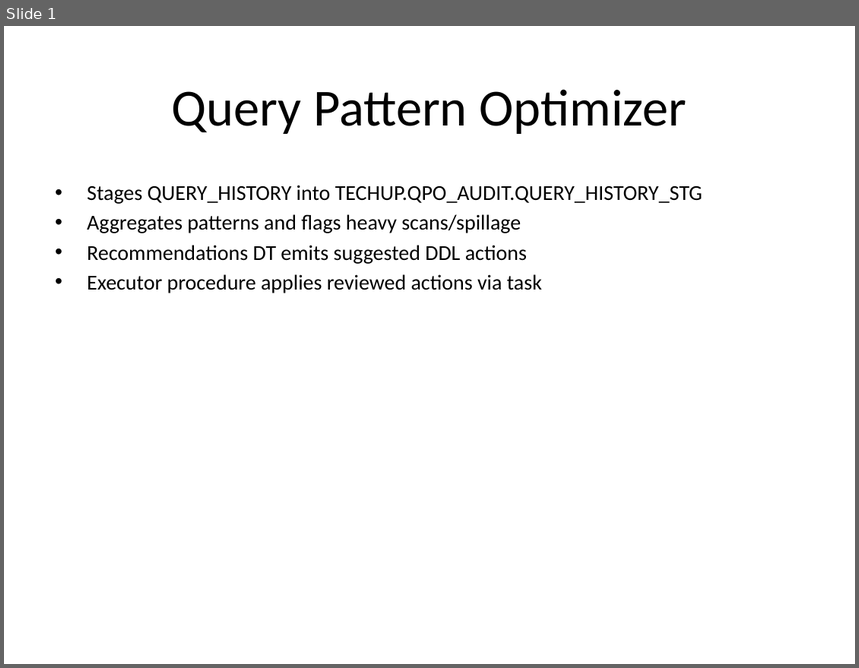
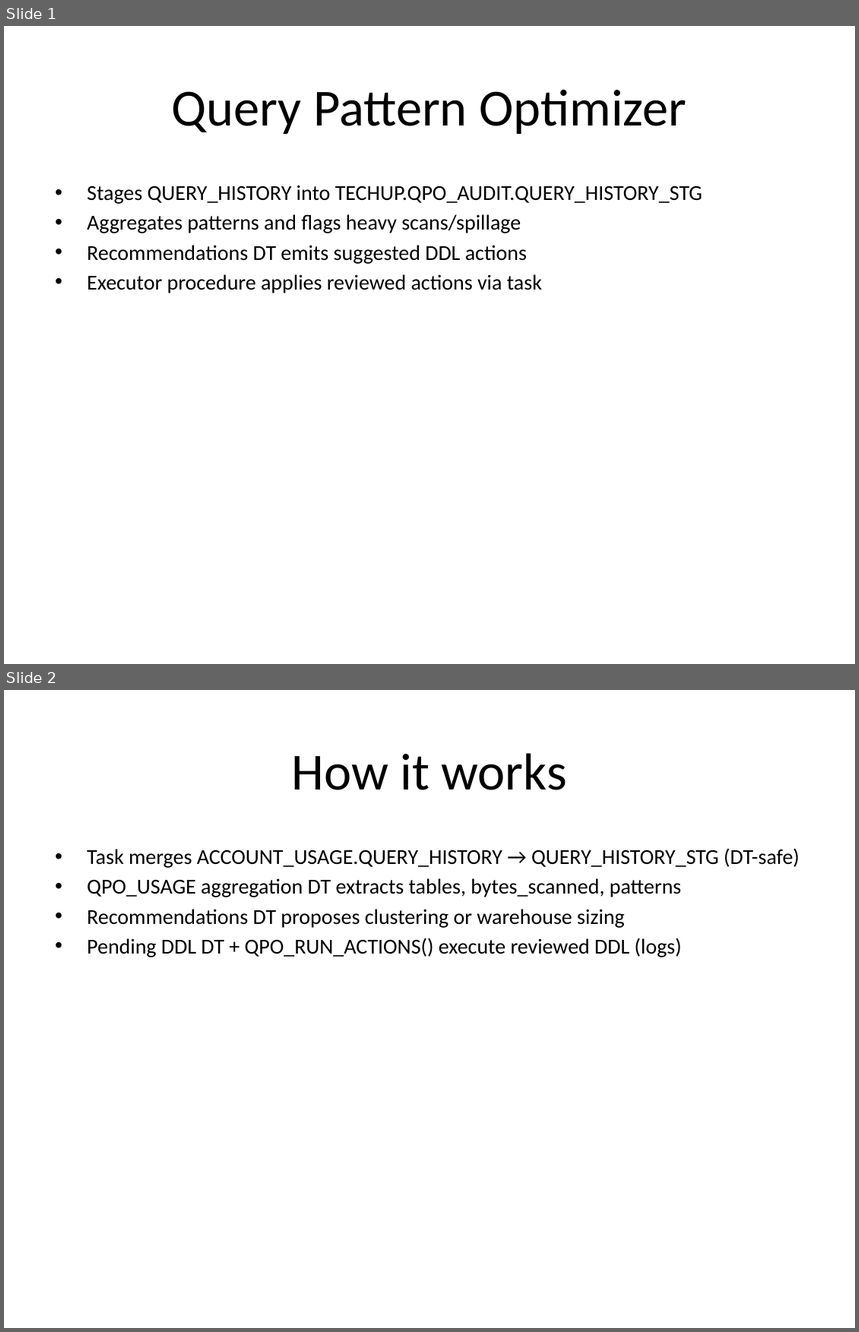
Before and after one commit to sfc-gh-tracker/TechUp, a slide deck: Query Pattern Optimizer/overview.pptx. Shown one above the other, each under a label of ours: slide 1 before the commit, slides 1 and 2 after it. The pictures are 859x668 and 859x1332 pixels, drawn with LibreOffice and Linux fonts; fonts in the diff are those of the drawing. Boxes give left, top, right and bottom in pixels: in the first picture for what was removed or moved away, otherwise in the second. Text is boxed around its words. In the diff, an @@ line names an element or a change of style, - is before the commit and + after.

Commit message:
Slides: add detailed 'How it works' second slide to each deck

```diff
--- a/Query Pattern Optimizer/overview.pptx
+++ b/Query Pattern Optimizer/overview.pptx
@@ slide 2 added at [4, 690, 855, 1328], background #FFFFFF @@
@@ title added at [292, 753, 566, 790], 44 pt, text #000000 @@
+How it works
@@ text added at [87, 848, 800, 958], 18 pt, text #000000 @@
+• Task merges ACCOUNT_USAGE.QUERY_HISTORY → QUERY_HISTORY_STG (DT-safe)
+• QPO_USAGE aggregation DT extracts tables, bytes_scanned, patterns
+• Recommendations DT proposes clustering or warehouse sizing
+• Pending DDL DT + QPO_RUN_ACTIONS() execute reviewed DDL (logs)
```
Also in this commit, not shown: 4 other files.
